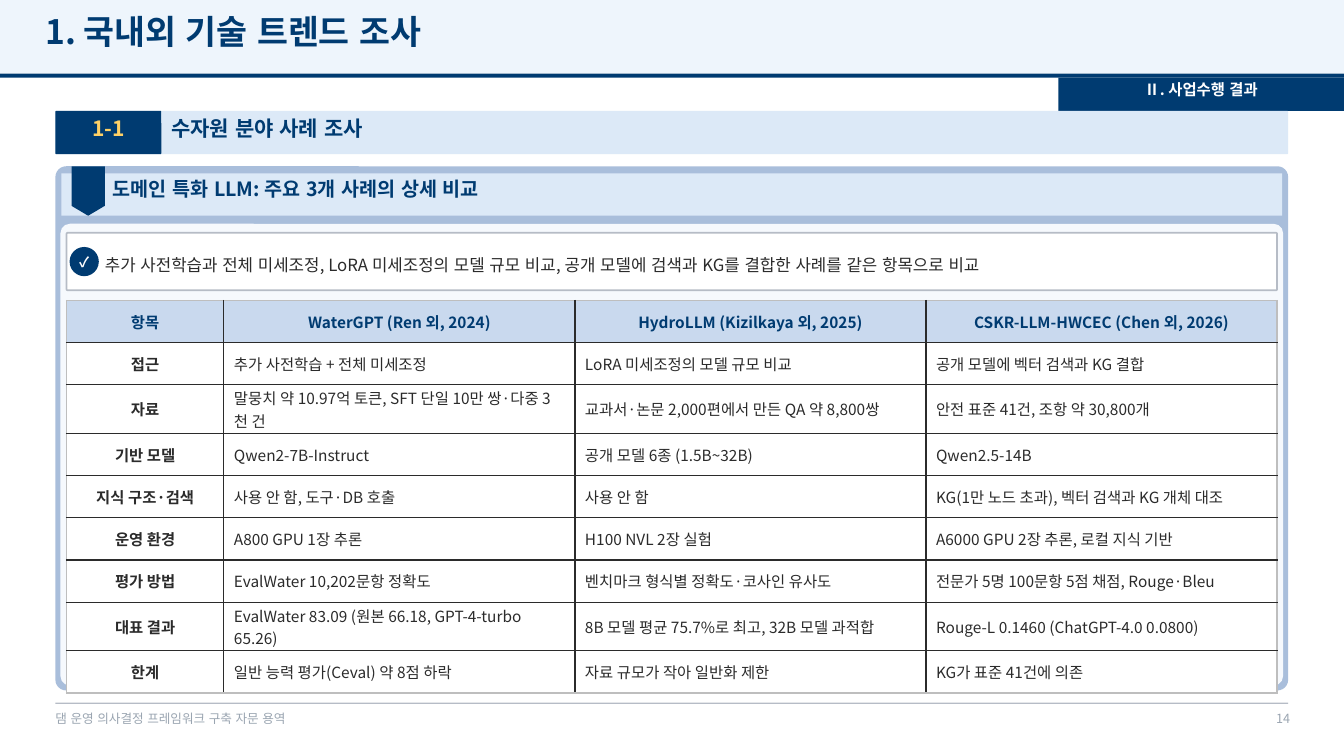
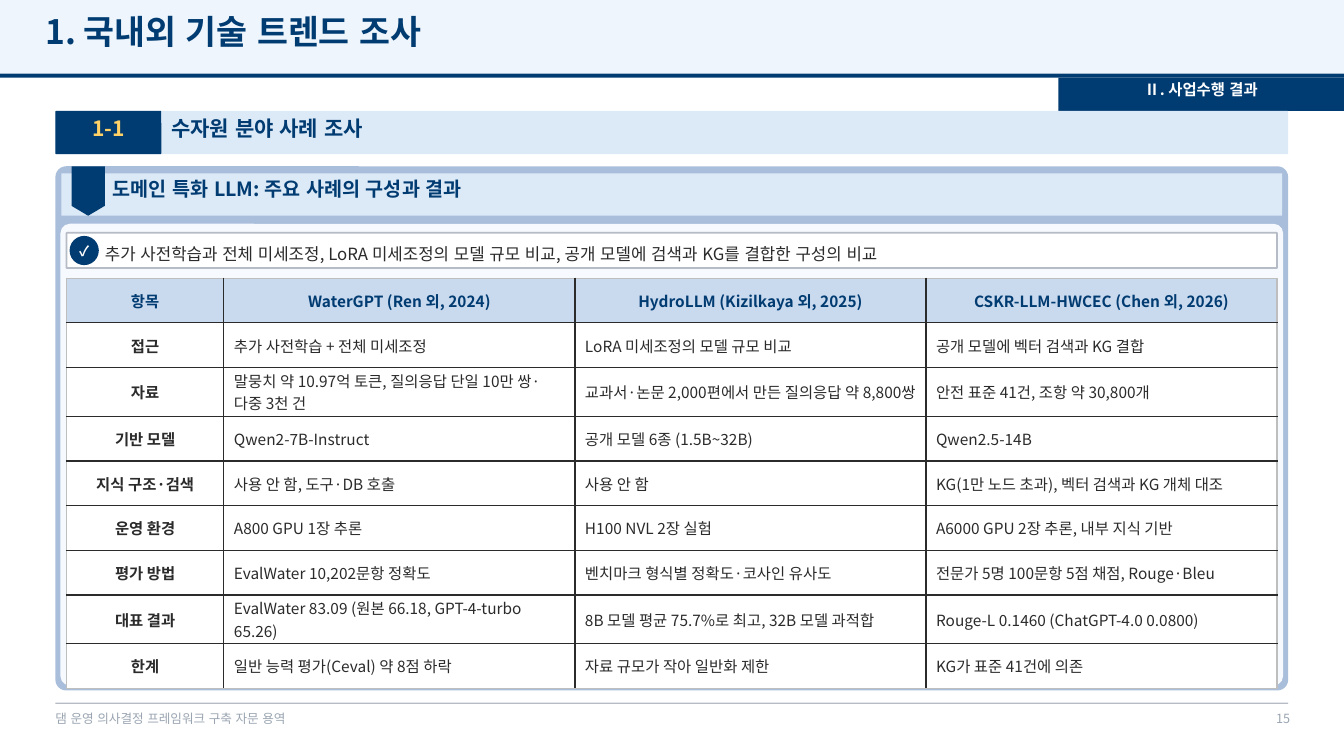
Before and after one commit to mkm1119/KGRAG-LLM, a slide deck: slide 15 of project_khnp/2026.12.09_최종보고회_발표자료_템플릿.pptx (slide 14 before the commit). Drawn at 1344x756 pixels with LibreOffice and Linux fonts; fonts in the diff are those of the drawing; background and template pictures are left out. Boxes give left, top, right and bottom in pixels: in the first picture for what was removed or moved away, otherwise in the second. Text is boxed around its words. In the diff, an @@ line names an element or a change of style, - is before the commit and + after.

```diff
--- a/project_khnp/2026.12.09_최종보고회_발표자료_템플릿.pptx
+++ b/project_khnp/2026.12.09_최종보고회_발표자료_템플릿.pptx
@@ text at [113, 179, 462, 198]: text changed @@
-도메인 특화 LLM: 주요 3개 사례의 상세 비교
+도메인 특화 LLM: 주요 사례의 구성과 결과
@@ rounded rectangle: place and size @@
-rounded rectangle at [67, 233, 1277, 290]
+rounded rectangle at [67, 233, 1277, 268]
@@ ellipse: place and size @@
-ellipse at [70, 247, 99, 276]
+ellipse at [70, 236, 99, 265]
@@ text "✓": place and size @@
-text "✓" at [70, 247, 99, 276]
+text "✓" at [70, 236, 99, 265]
@@ text at [105, 246, 878, 263]: text changed @@
-추가 사전학습과 전체 미세조정, LoRA 미세조정의 모델 규모 비교, 공개 모델에 검색과 KG를 결합한 사례를 같은 항목으로 비교
+추가 사전학습과 전체 미세조정, LoRA 미세조정의 모델 규모 비교, 공개 모델에 검색과 KG를 결합한 구성의 비교
@@ table at [67, 278, 1276, 681] @@
-row 3, column 2: 말뭉치 약 10.97억 토큰, SFT 단일 10만 쌍·다중 3천 건
+row 3, column 2: 말뭉치 약 10.97억 토큰, 질의응답 단일 10만 쌍·다중 3천 건
-row 3, column 3: 교과서·논문 2,000편에서 만든 QA 약 8,800쌍
+row 3, column 3: 교과서·논문 2,000편에서 만든 질의응답 약 8,800쌍
-row 6, column 4: A6000 GPU 2장 추론, 로컬 지식 기반
+row 6, column 4: A6000 GPU 2장 추론, 내부 지식 기반
@@ table: place and size @@
-table at [67, 300, 1276, 685]
+table at [67, 278, 1276, 681]
@@ page number at [1276, 714, 1290, 723]: text changed @@
-14
+15
```
Also in this commit, not shown: 8 other slides changed, 3 slides added, 13 other files.
